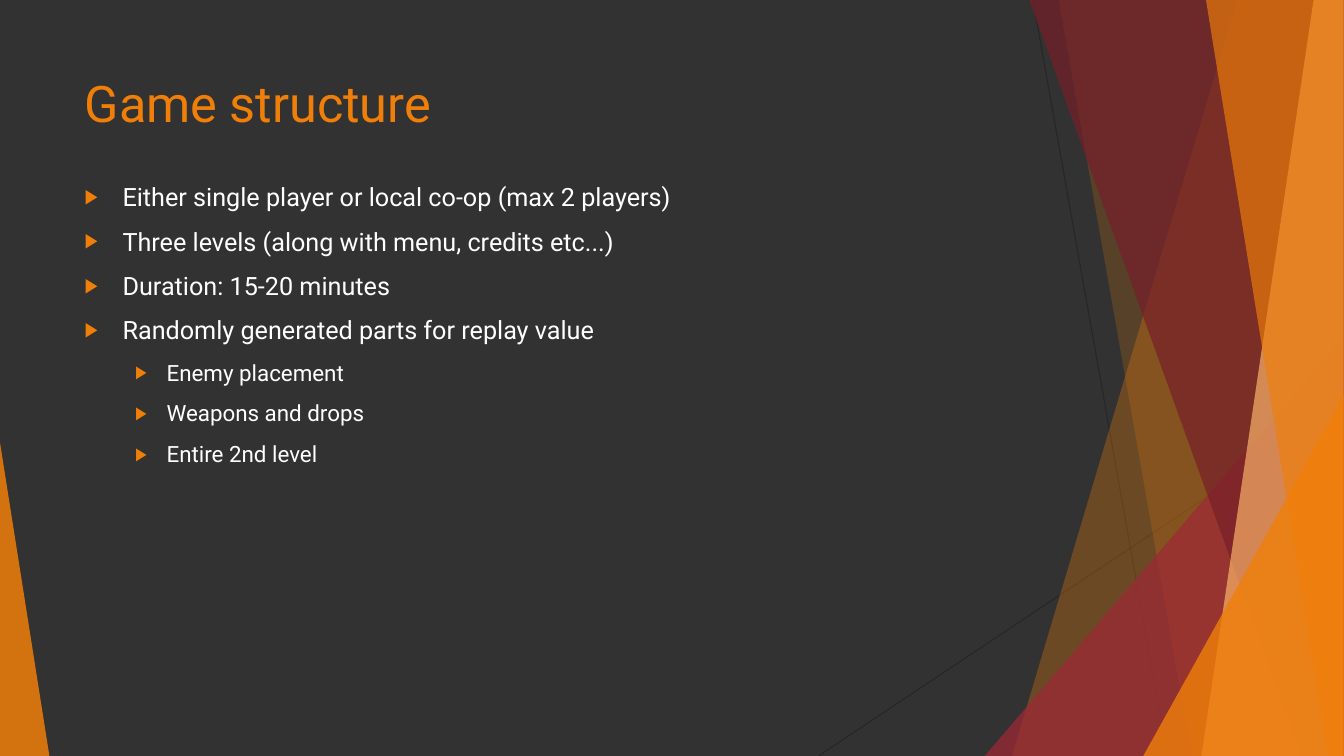
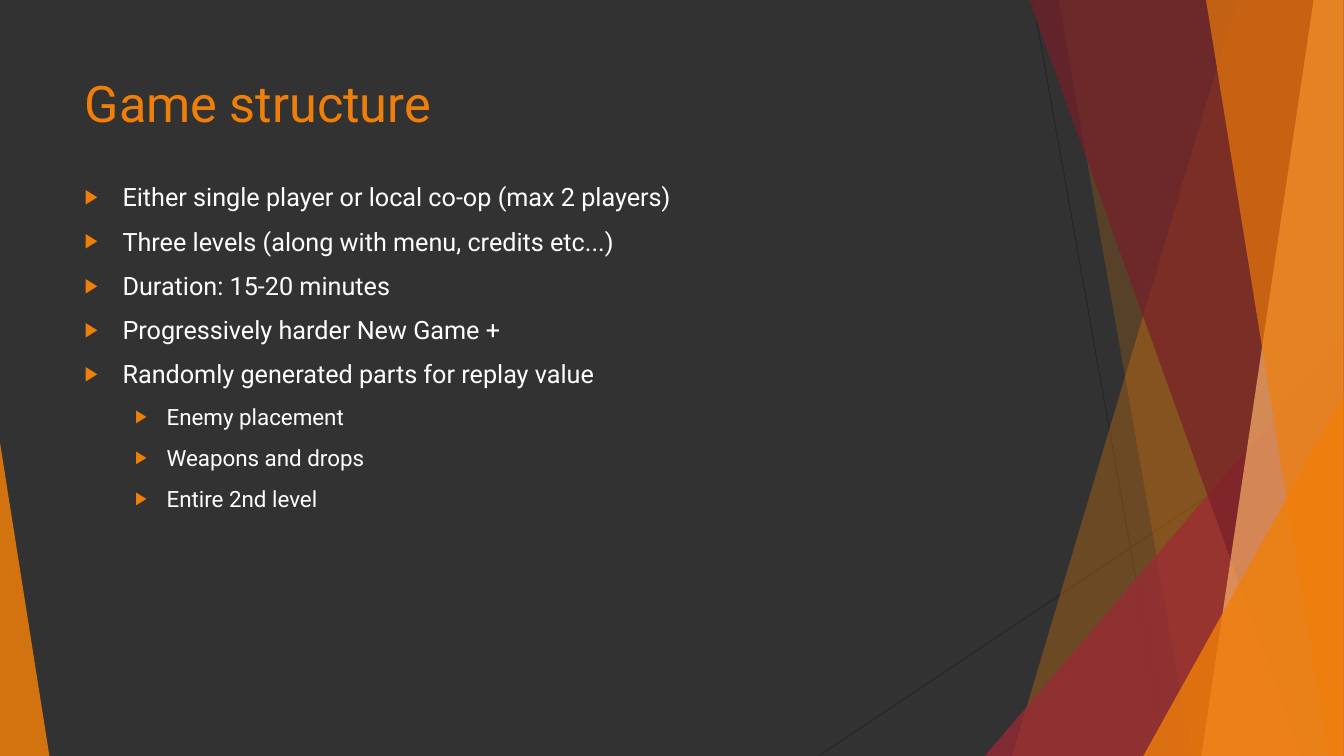
Before and after one commit to isurakka/game-programming-project, a slide deck: slide 8 of TopdownGame.pptx. Drawn at 1344x756 pixels with LibreOffice and Linux fonts; fonts in the diff are those of the drawing. Boxes give left, top, right and bottom in pixels: in the first picture for what was removed or moved away, otherwise in the second. Text is boxed around its words. In the diff, an @@ line names an element or a change of style, - is before the commit and + after.

```diff
--- a/TopdownGame.pptx
+++ b/TopdownGame.pptx
@@ text at (123, 320, 479, 345): paragraph added @@
+▶ Progressively harder New Game +
```
Also in this commit, not shown: 1 other slide changed.
